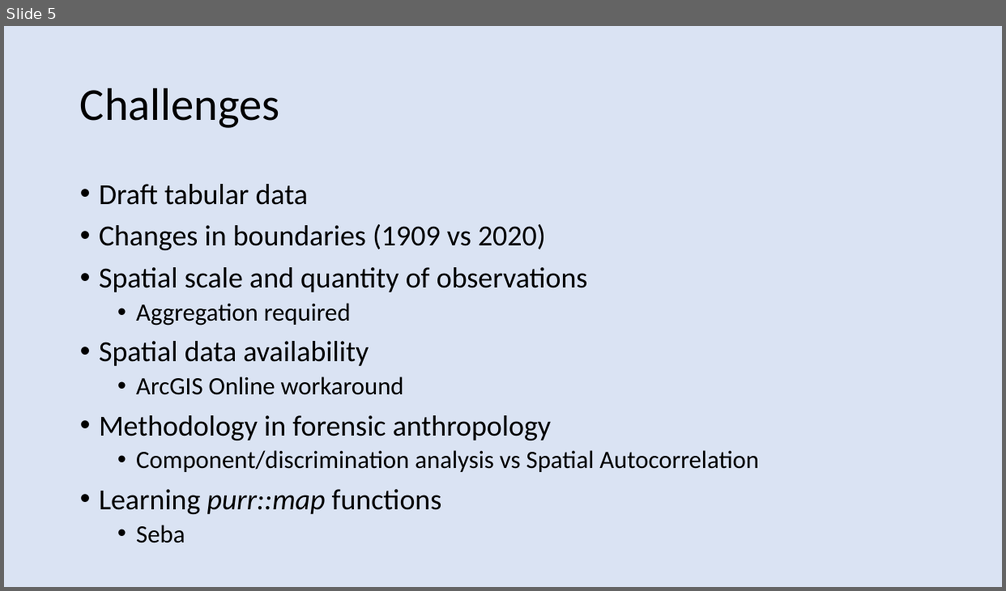
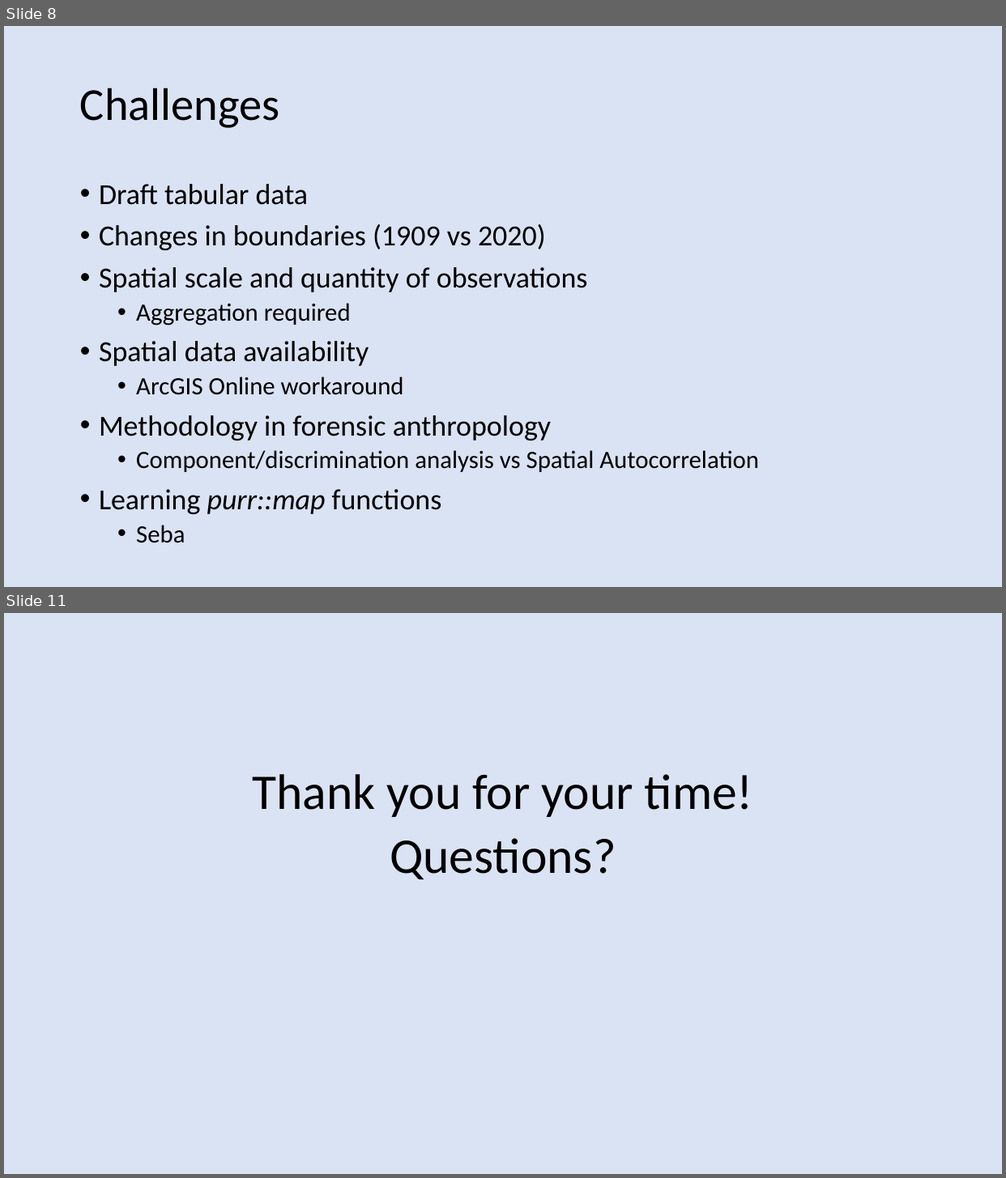
Before and after one commit to andrewroylaws/geog891, a slide deck: Final_project/FinalPresentationLaws.pptx. Shown one above the other, each under a label of ours: slide 5 before the commit, slides 8 and 11 after it; the slides between them are not shown. The pictures are 1006x591 and 1006x1178 pixels, drawn with LibreOffice and Linux fonts; fonts in the diff are those of the drawing. Boxes give left, top, right and bottom in pixels: in the first picture for what was removed or moved away, otherwise in the second. Text is boxed around its words. In the diff, an @@ line names an element or a change of style, - is before the commit and + after.

```diff
--- a/Final_project/FinalPresentationLaws.pptx
+++ b/Final_project/FinalPresentationLaws.pptx
@@ slide 11 added at (4, 613, 1002, 1174), background #DAE3F3 @@
@@ text added at (252, 774, 753, 879), 48 pt, text #000000 @@
+Thank you for your time!
+Questions?
@@ what was slide 5 is now slide 8 @@
```
Also in this commit, not shown: 7 slides changed, 1 other slide added, 4 other files.
